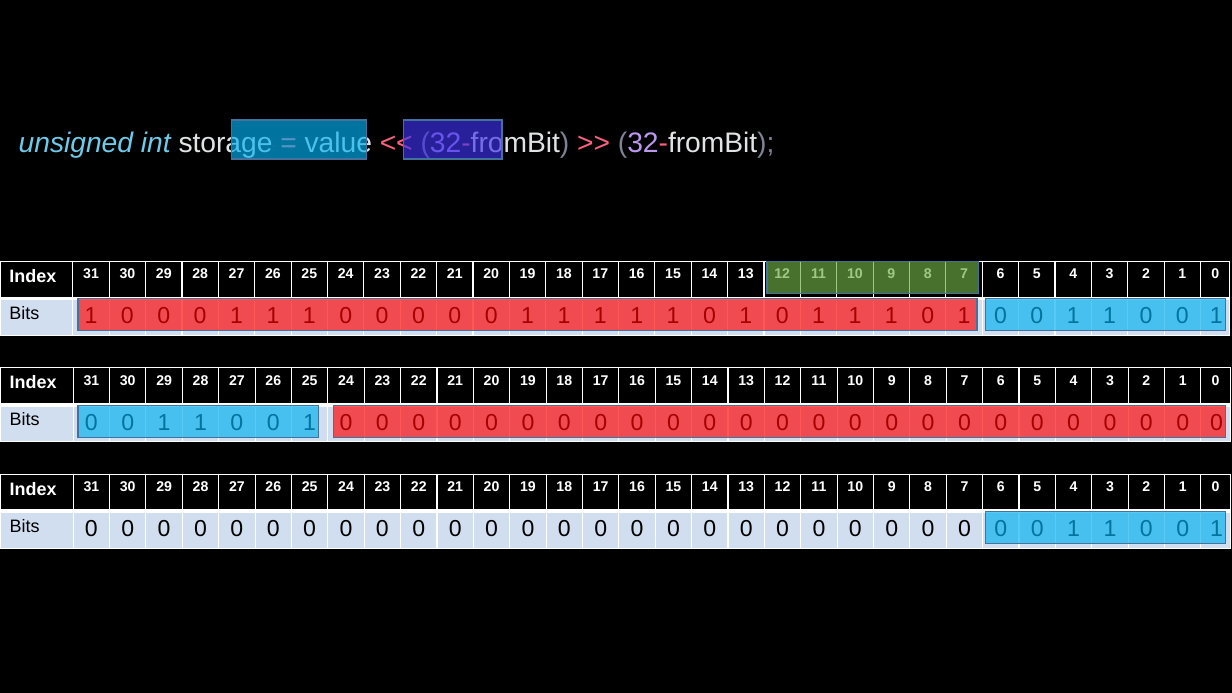
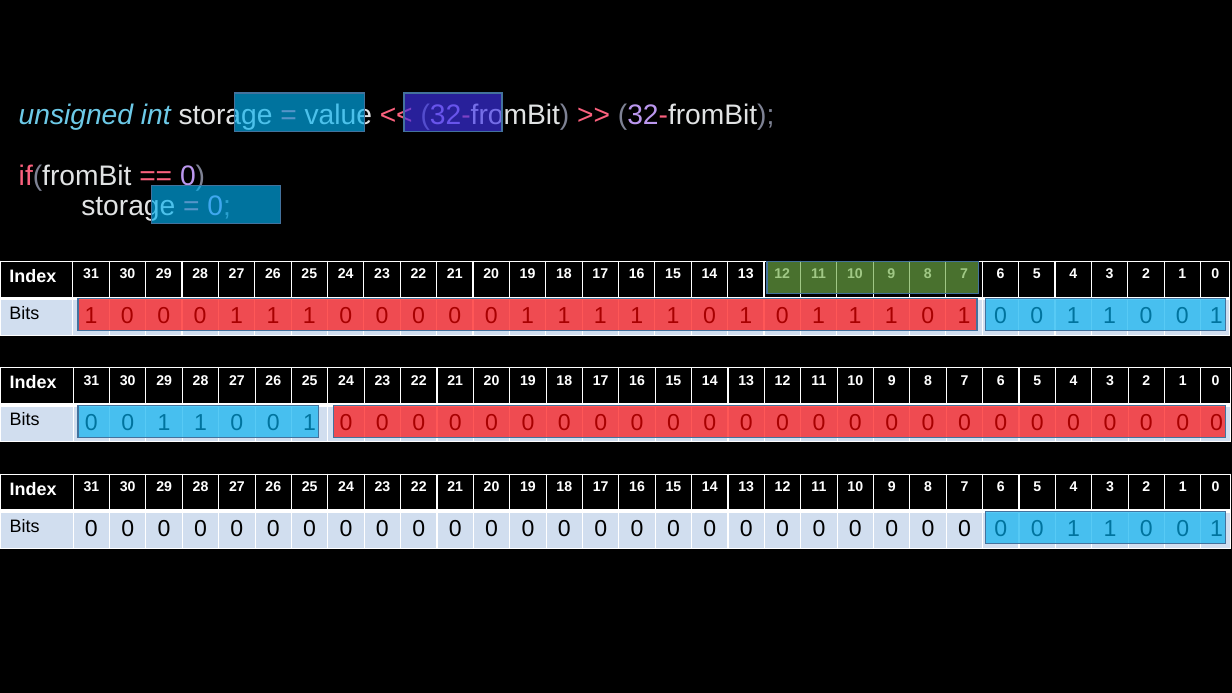
Before and after one commit to MATOO-Dev/P2-Exercise-3, a slide deck: slide 3 of Task2-Step-By-Step.pptx. Drawn at 1232x693 pixels with LibreOffice and Linux fonts; fonts in the diff are those of the drawing. Boxes give left, top, right and bottom in pixels: in the first picture for what was removed or moved away, otherwise in the second. Text is boxed around its words. In the diff, an @@ line names an element or a change of style, - is before the commit and + after.

Commit message:
Fixed exchange half bug not setting storage correctly for frombit=0 and task3 wip

```diff
--- a/Task2-Step-By-Step.pptx
+++ b/Task2-Step-By-Step.pptx
@@ title at box(19, 102, 775, 221): text changed @@
-unsigned int storage = value << (32-fromBit) >> (32-fromBit);
+unsigned int storage = value << (32-fromBit) >> (32-fromBit);
+if(fromBit == 0)
+storage = 0;
@@ rectangle: place and size @@
-rectangle at box(232, 120, 367, 159)
+rectangle at box(235, 93, 364, 132)
@@ rectangle: place and size @@
-rectangle at box(403, 120, 502, 159)
+rectangle at box(404, 93, 502, 132)
@@ rectangle added at box(152, 185, 281, 224), fill #00B0F0 at 66% opacity, outline #43739E 1 pt @@
```
Also in this commit, not shown: 5 other files.
